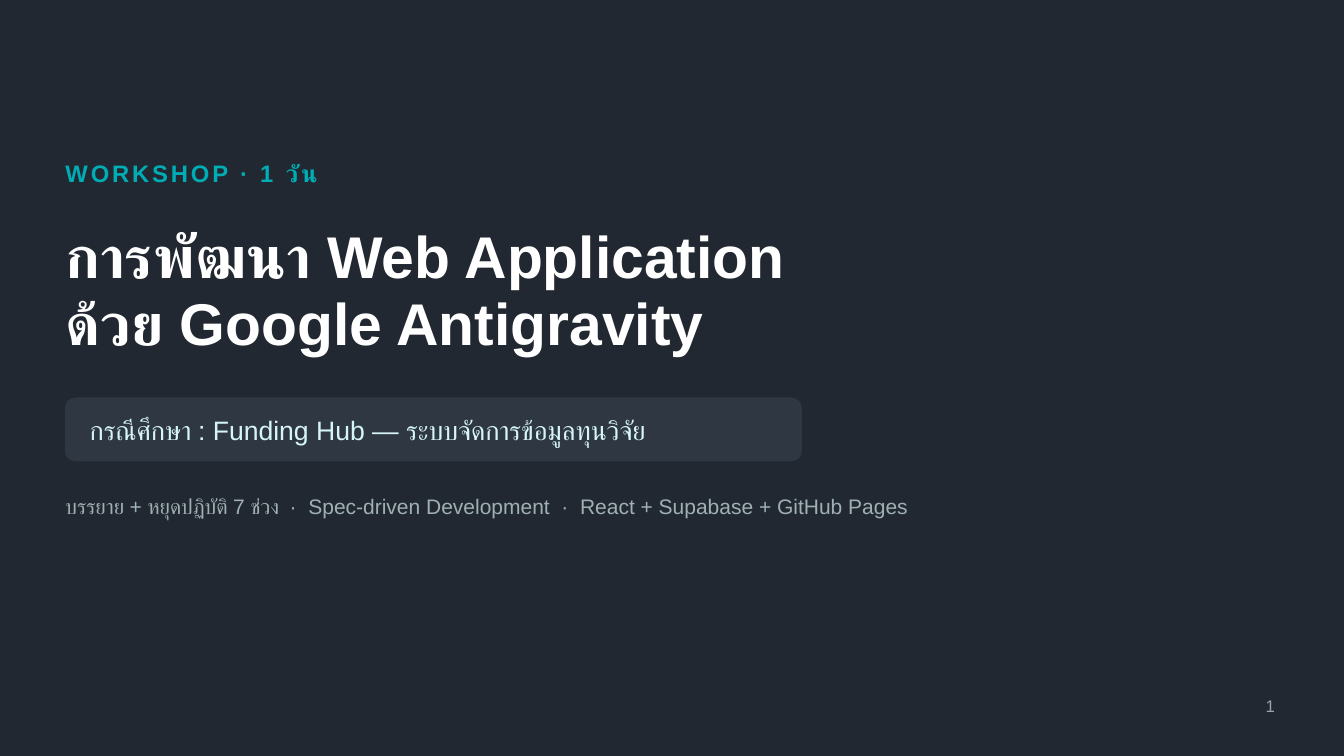
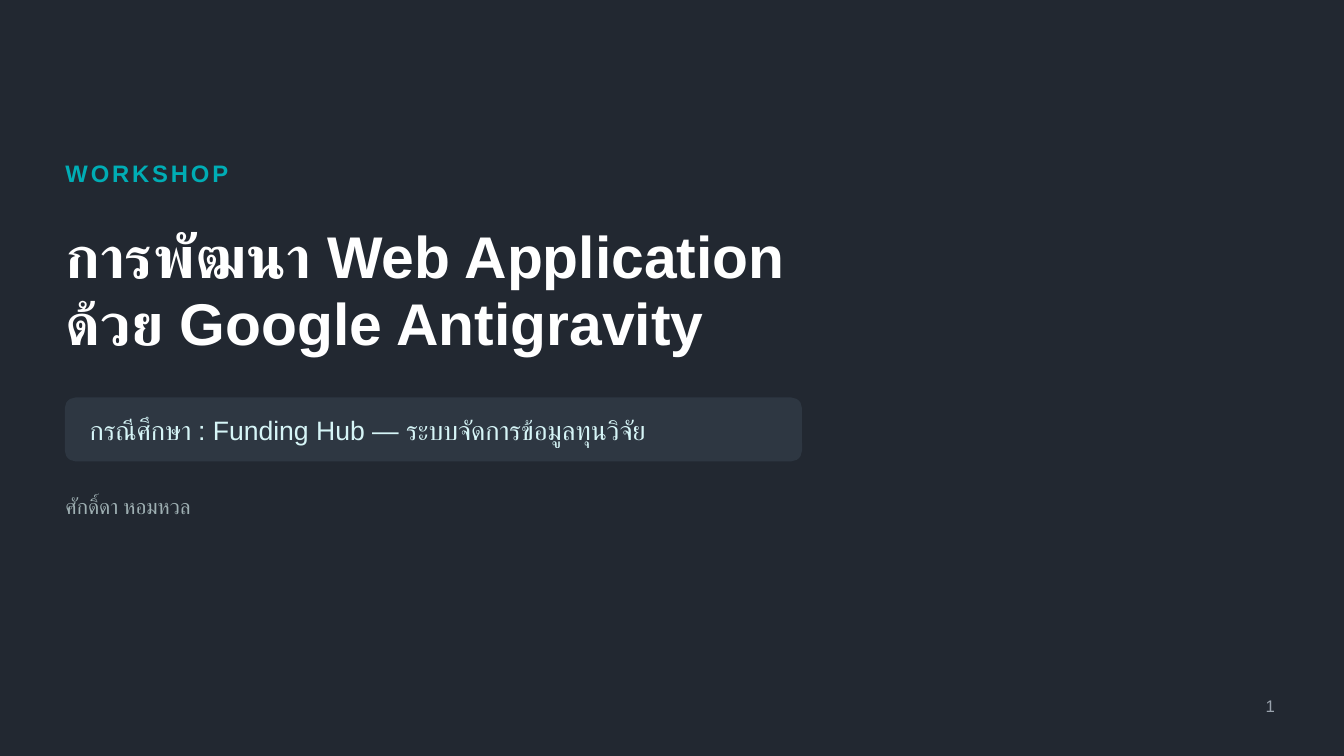
Before and after one commit to dookda/cmu_workshop_antigravity, a slide deck: slide 1 of Funding_Hub_Antigravity_Workshop.pptx. Drawn at 1344x756 pixels with LibreOffice and Linux fonts; fonts in the diff are those of the drawing. Boxes give left, top, right and bottom in pixels: in the first picture for what was removed or moved away, otherwise in the second. Text is boxed around its words. In the diff, an @@ line names an element or a change of style, - is before the commit and + after.

```diff
--- a/Funding_Hub_Antigravity_Workshop.pptx
+++ b/Funding_Hub_Antigravity_Workshop.pptx
@@ text at [65, 165, 228, 182]: text changed @@
-WORKSHOP · 1 วัน
+WORKSHOP
@@ text at [65, 498, 190, 514]: text changed @@
-บรรยาย + หยุดปฏิบัติ 7 ช่วง · Spec-driven Development · React + Supabase + GitHub Pages
+ศักดิ์ดา หอมหวล
```
Also in this commit, not shown: 3 other slides changed, 2 other files.
